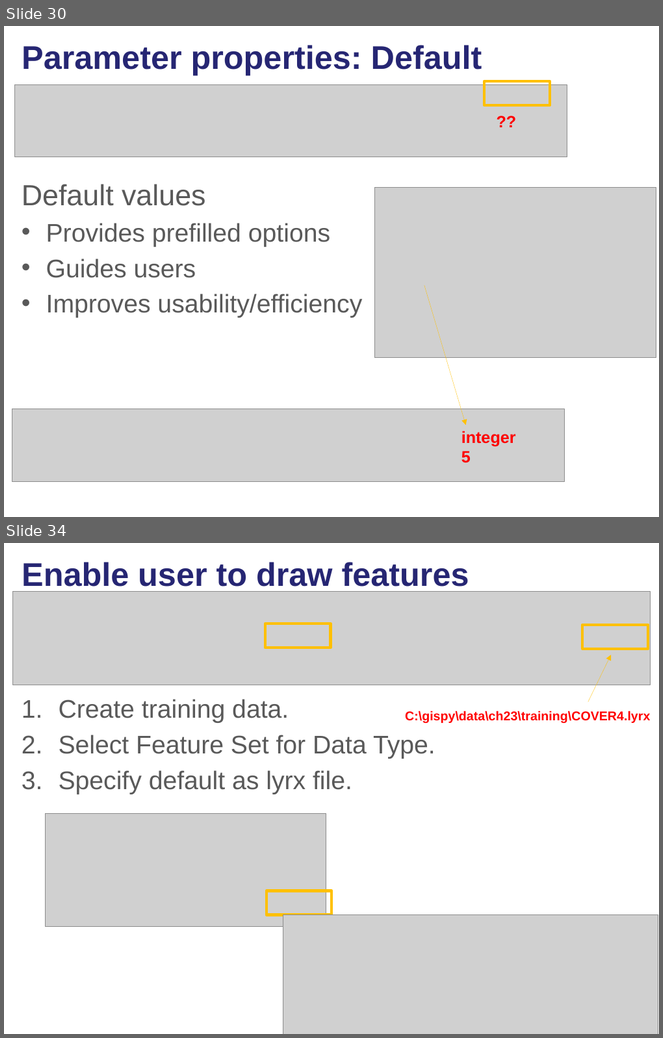
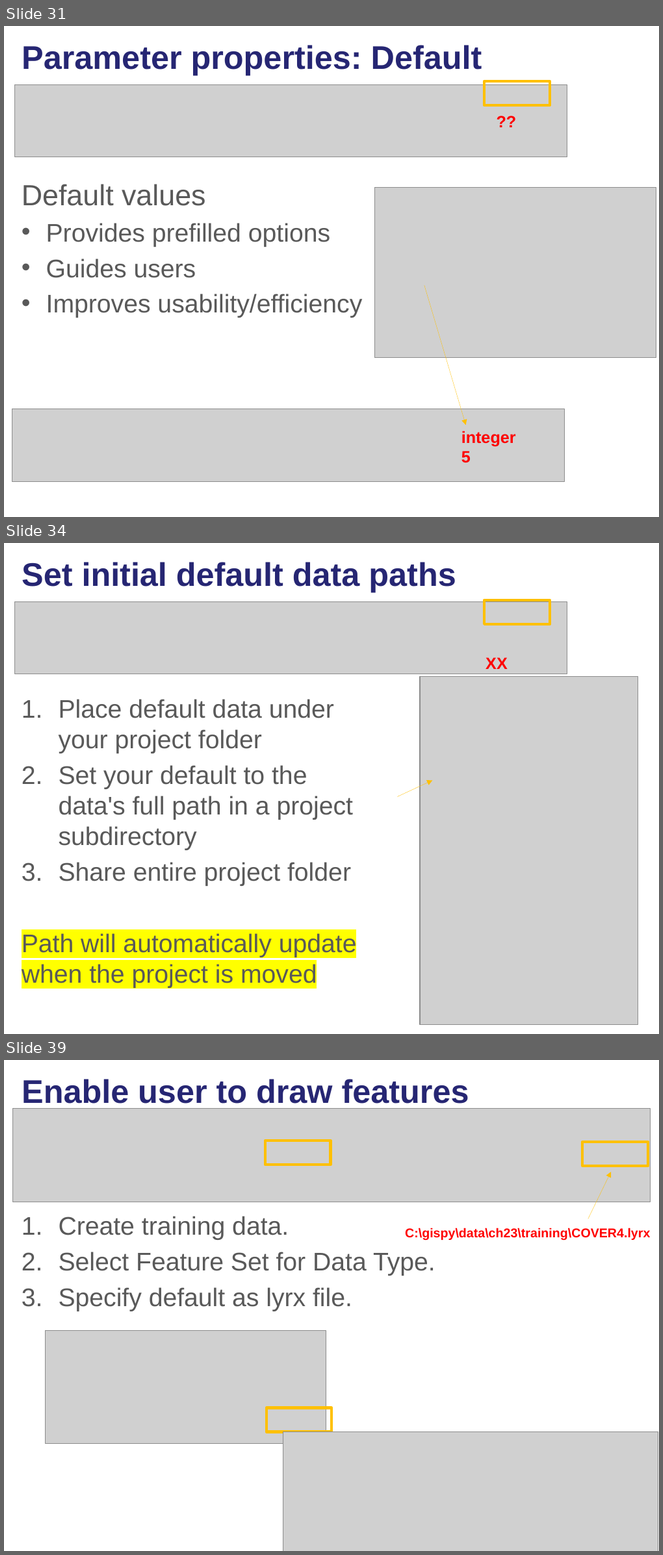
Before and after one commit to lgtateos/gis540, a slide deck: slides/scriptToolParameters.pptx. Shown one above the other, each under a label of ours: slides 30 and 34 before the commit, slides 31, 34 and 39 after it; the slides between them are not shown. The pictures are 663x1038 and 663x1555 pixels, drawn with LibreOffice and Linux fonts; fonts in the diff are those of the drawing; grey boxes stand for pictures. Boxes give left, top, right and bottom in pixels: in the first picture for what was removed or moved away, otherwise in the second. Text is boxed around its words. In the diff, an @@ line names an element or a change of style, - is before the commit and + after.

```diff
--- a/slides/scriptToolParameters.pptx
+++ b/slides/scriptToolParameters.pptx
@@ slide 34 added at [4,543,659,1034], background #FFFFFF @@
@@ title added at [22,562,456,592], 36 pt, text #262673, bold @@
+Set initial default data paths
@@ rectangle added at [484,600,550,624], outline #FFC000 3 pt @@
@@ picture added at [15,602,568,674] @@
@@ text added at [486,657,508,669], 18 pt, text #FF0000, bold @@
+XX
@@ picture added at [420,677,638,1025] @@
@@ text added at [22,699,357,988], 28 pt, text #595959 @@
+1. Place default data under your project folder
+2. Set your default to the data's full path in a project subdirectory
+3. Share entire project folder
+Path will automatically update when the project is moved
@@ arrow added from (398, 797) to (432, 780), #FFC000 0.25 pt @@
@@ what was slide 30 is now slide 31 @@
@@ what was slide 34 is now slide 39 @@
```
Also in this commit, not shown: 10 slides changed, 5 other slides added, 2 slides removed.
